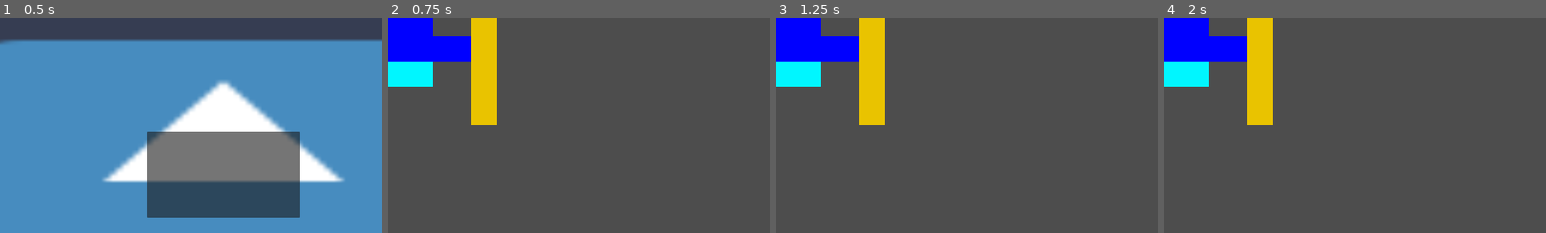
Above: before the commit, frames 1-4 (left to right).
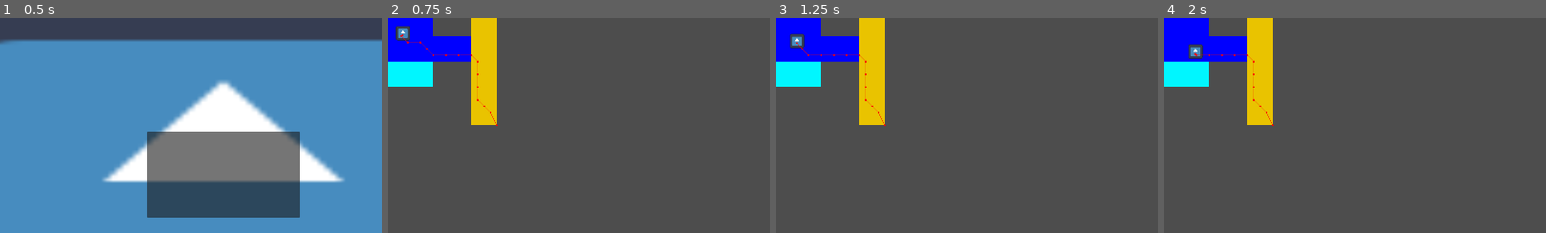
Above: after the commit, the same moments.

Repository: mntjams/game-jam-25-2
Game: Godot game, scene res://scenes/main_menu.tscn
Two runs of this game, one before a commit and one after it. Both use one fixed random seed, a clock stepped at 60 frames per second and the inputs below. The engine's default icon, where the game draws it, is replaced by a stand-in: a white triangle on a blue panel in a dark square.
Inputs (mouse positions are % of the whole screen's width and height, from its top left):
- Up to frame 1 (0.5 s): no input
- Up to frame 2 (0.75 s): click (50, 50) at 0.5 s
- Up to frame 3 (1.25 s): no input
- Up to frame 4 (2 s): move the mouse to (72, 45) at 1.27 s
The pictures show only the part of the screen within x 21-71%, y 14-64%; the shares and areas given below are measured in that part.

Frame 1 is identical in both runs. In frame 2, 0.5% of the frame differs, in the area x 2-29%, y 3-51%; in frame 3, 0.5%; in frame 4, 0.5%.

Commit message:
Add navigation

Diff:
--- a/project.godot
+++ b/project.godot
@@ -13,6 +13,7 @@
 config/name="game-jam-25-2"
 run/main_scene="uid://b6g8wswtn212t"
 config/features=PackedStringArray("4.5", "GL Compatibility")
+config/icon="res://icon.svg"
 
 [autoload]
 
--- a/scenes/game.tscn
+++ b/scenes/game.tscn
@@ -1,16 +1,39 @@
-[gd_scene load_steps=4 format=4 uid="uid://cdtnc2ucqxpfl"]
+[gd_scene load_steps=10 format=4 uid="uid://cdtnc2ucqxpfl"]
 
 [ext_resource type="Texture2D" uid="uid://c36ticp3qxjfv" path="res://assets/tileset/tilesheet2.png" id="1_80nbo"]
+[ext_resource type="Script" uid="uid://d1wsjjv1u2y0q" path="res://scripts/Navigation.gd" id="2_lnu2h"]
+[ext_resource type="Texture2D" uid="uid://b1sbwmgxviw67" path="res://assets/img/icon.svg" id="2_yqjtg"]
+
+[sub_resource type="NavigationPolygon" id="NavigationPolygon_yqjtg"]
+vertices = PackedVector2Array(16, 16, -16, 16, -16, -16, 16, -16)
+polygons = Array[PackedInt32Array]([PackedInt32Array(0, 1, 2, 3)])
+outlines = Array[PackedVector2Array]([PackedVector2Array(-16, -16, 16, -16, 16, 16, -16, 16)])
+agent_radius = 0.0
+
+[sub_resource type="NavigationPolygon" id="NavigationPolygon_lnu2h"]
+vertices = PackedVector2Array(16, 16, -16, 16, -16, -16, 16, -16)
+polygons = Array[PackedInt32Array]([PackedInt32Array(0, 1, 2, 3)])
+outlines = Array[PackedVector2Array]([PackedVector2Array(-16, -16, 16, -16, 16, 16, -16, 16)])
+agent_radius = 0.0
+
+[sub_resource type="NavigationPolygon" id="NavigationPolygon_lbhrr"]
+vertices = PackedVector2Array(16, 16, -16, 16, -16, -16, 16, -16)
+polygons = Array[PackedInt32Array]([PackedInt32Array(0, 1, 2, 3)])
+outlines = Array[PackedVector2Array]([PackedVector2Array(-16, -16, 16, -16, 16, 16, -16, 16)])
+agent_radius = 0.0
 
 [sub_resource type="TileSetAtlasSource" id="TileSetAtlasSource_e2o6t"]
 texture = ExtResource("1_80nbo")
 texture_region_size = Vector2i(32, 32)
 0:0/0 = 0
 0:0/0/modulate = Color(0, 0, 1, 1)
+0:0/0/navigation_layer_0/polygon = SubResource("NavigationPolygon_yqjtg")
 1:0/0 = 0
 1:0/0/modulate = Color(0.9137255, 0, 1, 1)
+1:0/0/navigation_layer_0/polygon = SubResource("NavigationPolygon_lnu2h")
 2:0/0 = 0
 2:0/0/modulate = Color(0.9137255, 0.7647059, 0, 1)
+2:0/0/navigation_layer_0/polygon = SubResource("NavigationPolygon_lbhrr")
 3:0/0 = 0
 3:0/0/modulate = Color(0.9137255, 0, 0, 1)
 4:0/0 = 0
@@ -118,6 +141,9 @@
 navigation_layer_0/layers = 1
 sources/1 = SubResource("TileSetAtlasSource_e2o6t")
 
+[sub_resource type="CircleShape2D" id="CircleShape2D_yqjtg"]
+radius = 20.0
+
 [node name="Game" type="Node2D"]
 
 [node name="TileMapLayer" type="TileMapLayer" parent="."]
@@ -130,3 +156,23 @@
 
 [node name="Bar" type="Node2D" parent="."]
 position = Vector2(639, 334)
+
+[node name="Player" type="CharacterBody2D" parent="."]
+position = Vector2(436, 184)
+script = ExtResource("2_lnu2h")
+
+[node name="Sprite2D" type="Sprite2D" parent="Player"]
+position = Vector2(0, -6)
+scale = Vector2(0.28125, 0.28125)
+texture = ExtResource("2_yqjtg")
+
+[node name="CollisionShape2D" type="CollisionShape2D" parent="Player"]
+shape = SubResource("CircleShape2D_yqjtg")
+
+[node name="NavigationAgent2D" type="NavigationAgent2D" parent="Player"]
+path_desired_distance = 5.0
+target_desired_distance = 5.0
+path_postprocessing = 1
+debug_enabled = true
+debug_use_custom = true
+debug_path_custom_color = Color(1, 0, 0, 1)
--- /dev/null
+++ b/scripts/Navigation.gd
@@ -0,0 +1,22 @@
+extends CharacterBody2D
+
+@onready var navigation_agent_2d: NavigationAgent2D = $NavigationAgent2D
+
+var movement_speed: float = 50
+
+func _physics_process(delta: float) -> void:
+	var mouse_position: Vector2 = get_global_mouse_position()
+	navigate_to(mouse_position)
+
+func navigate_to(destination: Vector2):
+	navigation_agent_2d.target_position = destination
+
+	var current_agent_position: Vector2 = global_position
+	var next_path_position: Vector2 = navigation_agent_2d.get_next_path_position()
+	var new_velocity: Vector2 = current_agent_position.direction_to(next_path_position) * movement_speed
+
+	if navigation_agent_2d.is_navigation_finished():
+		return
+
+	velocity = new_velocity
+	move_and_slide()
Not shown, added: scripts/Navigation.gd.uid
